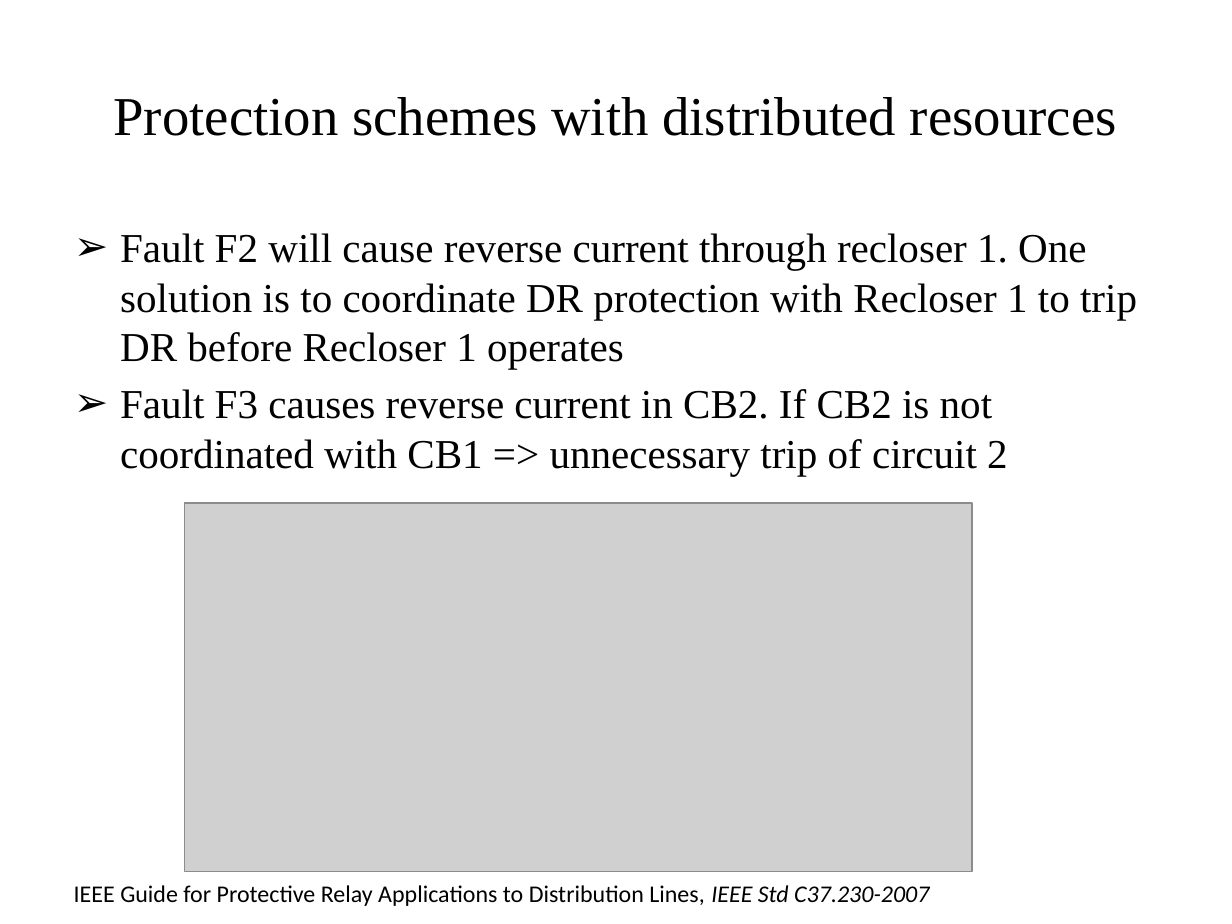
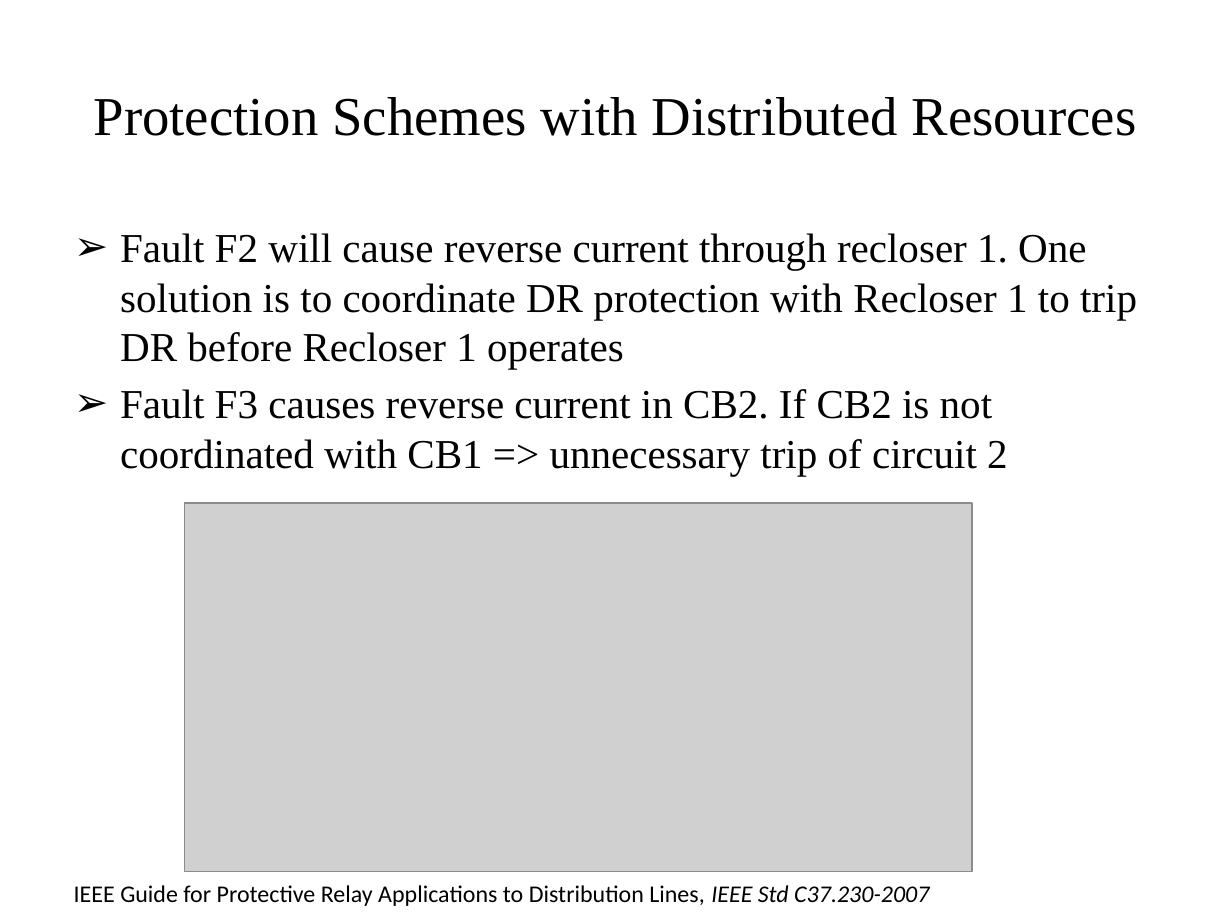
Before and after one commit to gridlab-d/course, a slide deck: slide 34 of University of Washington Class/Module 9 - Automated switching and reconfiguration.pptx. Drawn at 1232x924 pixels with LibreOffice and Linux fonts; fonts in the diff are those of the drawing; grey boxes stand for pictures. Boxes give left, top, right and bottom in pixels: in the first picture for what was removed or moved away, otherwise in the second. Text is boxed around its words. In the diff, an @@ line names an element or a change of style, - is before the commit and + after.

Commit message:
Changes to module 9 for wording and clarity

```diff
--- a/University of Washington Class/Module 9 - Automated switching and reconfiguration.pptx
+++ b/University of Washington Class/Module 9 - Automated switching and reconfiguration.pptx
@@ title at box(94, 97, 1137, 136): text changed @@
-Protection schemes with distributed resources
+Protection Schemes with Distributed Resources
```
Also in this commit, not shown: 21 other slides changed.
